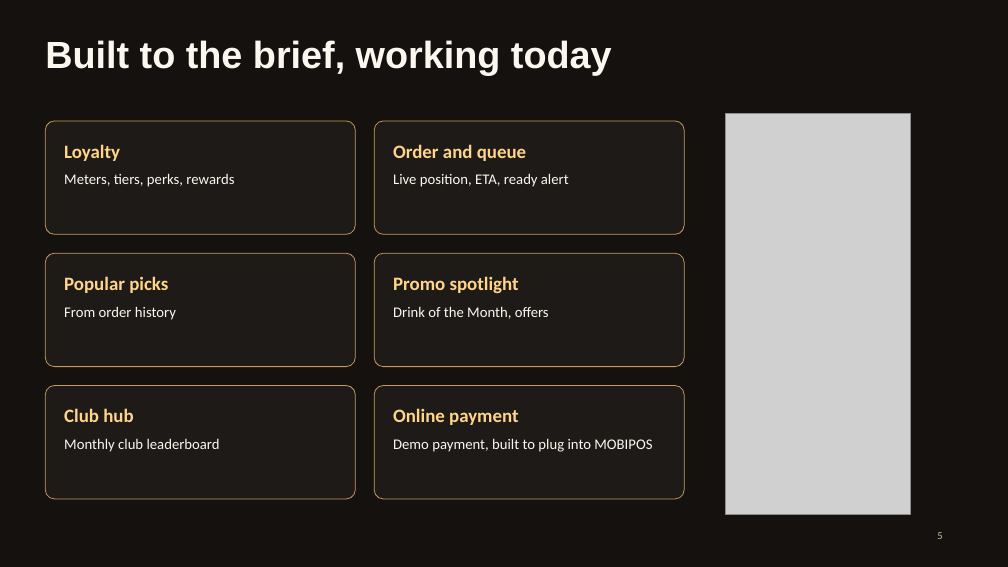
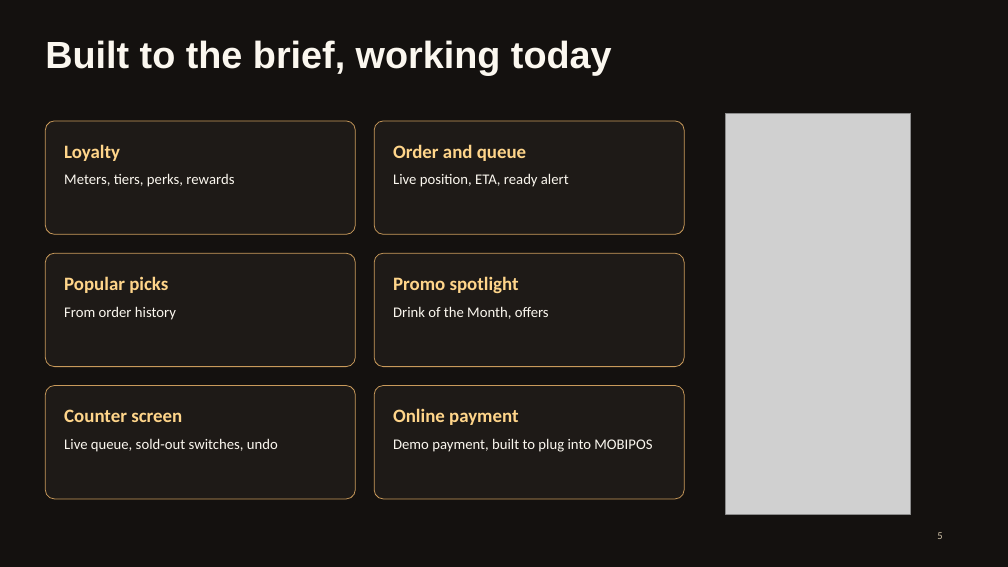
Before and after one commit to UroojAslamm/altitude, a slide deck: slide 5 of docs/ASCEND-pitch.pptx. Drawn at 1008x567 pixels with LibreOffice and Linux fonts; fonts in the diff are those of the drawing; grey boxes stand for pictures. Boxes give left, top, right and bottom in pixels: in the first picture for what was removed or moved away, otherwise in the second. Text is boxed around its words. In the diff, an @@ line names an element or a change of style, - is before the commit and + after.

```diff
--- a/docs/ASCEND-pitch.pptx
+++ b/docs/ASCEND-pitch.pptx
@@ text at [64,409,182,422]: text changed @@
-Club hub
+Counter screen
@@ text at [64,438,278,452]: text changed @@
-Monthly club leaderboard
+Live queue, sold-out switches, undo
```
Also in this commit, not shown: 1 other slide changed, 9 other files.
